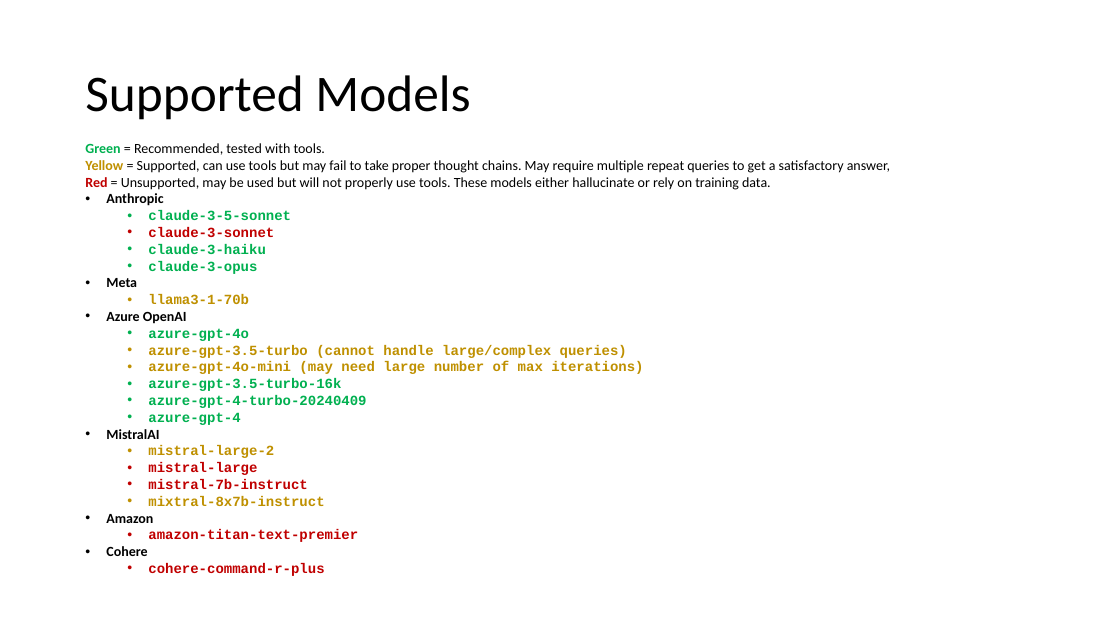
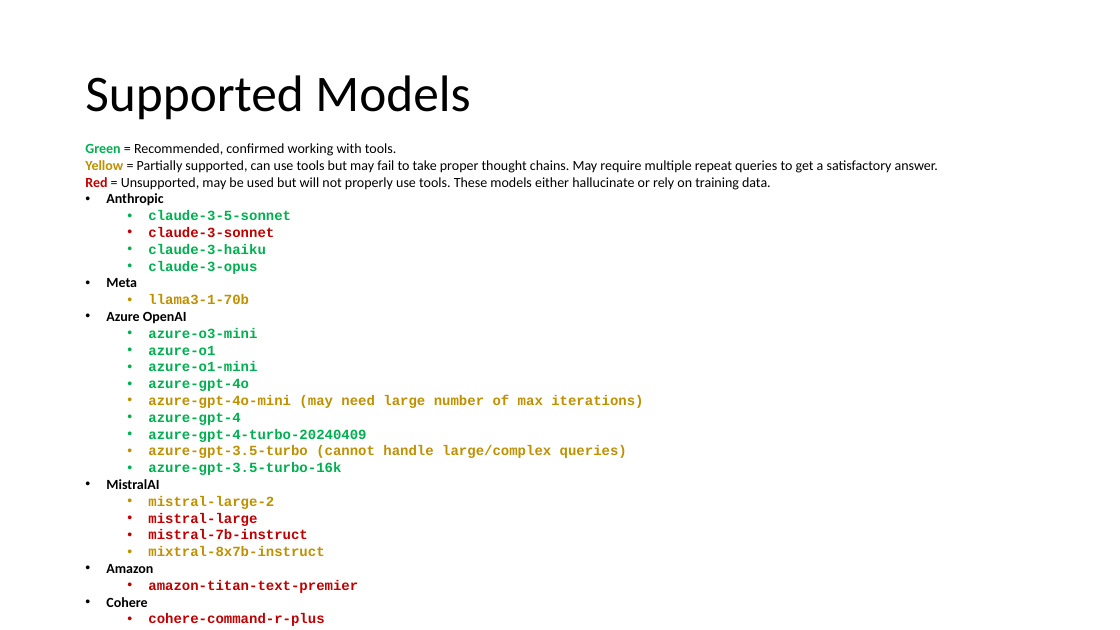
Before and after one commit to NIEHS/ToxPipe, a slide deck: slide 6 of ToxPipe API Guide.pptx. Drawn at 1120x630 pixels with LibreOffice and Linux fonts; fonts in the diff are those of the drawing. Boxes give left, top, right and bottom in pixels: in the first picture for what was removed or moved away, otherwise in the second. Text is boxed around its words. In the diff, an @@ line names an element or a change of style, - is before the commit and + after.

Commit message:
Adds support for azure-o* models
azure-o1
azure-o1-mini
azure-o3-mini

```diff
--- a/ToxPipe API Guide.pptx
+++ b/ToxPipe API Guide.pptx
@@ text at bbox=[85, 143, 938, 173]: text changed @@
-Green = Recommended, tested with tools.
-Yellow = Supported, can use tools but may fail to take proper thought chains. May require multiple repeat queries to get a satisfactory answer,
+Green = Recommended, confirmed working with tools.
+Yellow = Partially supported, can use tools but may fail to take proper thought chains. May require multiple repeat queries to get a satisfactory answer.
@@ text at bbox=[148, 328, 257, 371]: paragraphs added @@
+  • azure-o3-mini
+  • azure-o1
+  • azure-o1-mini
@@ text at bbox=[148, 361, 643, 374]: paragraph removed @@
-  • azure-gpt-4o-mini (may need large number of max iterations)
@@ text at bbox=[148, 395, 643, 442]: paragraphs added @@
+  • azure-gpt-4o-mini (may need large number of max iterations)
+  • azure-gpt-4
+  • azure-gpt-4-turbo-20240409
@@ text at bbox=[148, 395, 366, 425]: paragraphs removed @@
-  • azure-gpt-4-turbo-20240409
-  • azure-gpt-4
```
Also in this commit, not shown: 1 other file.
